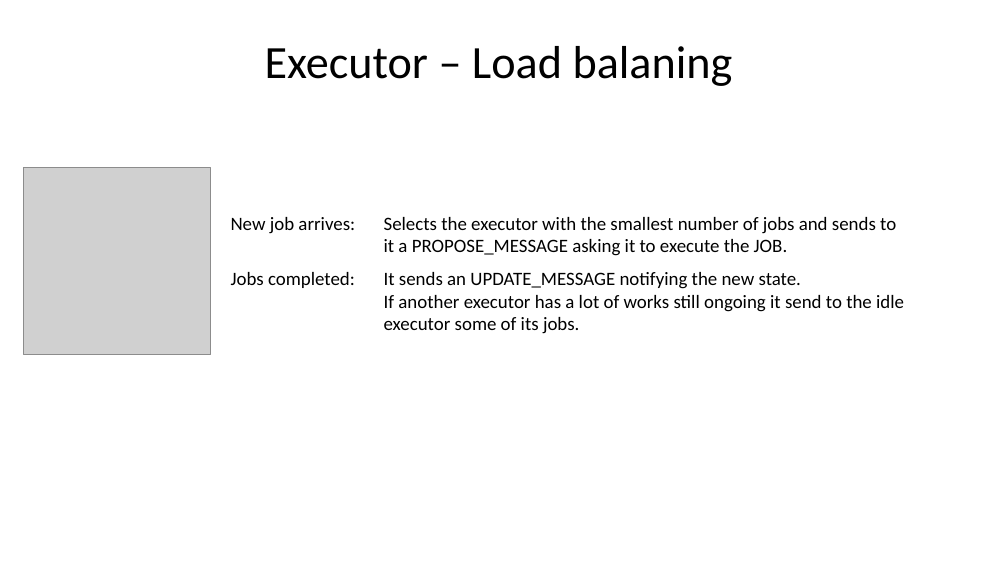
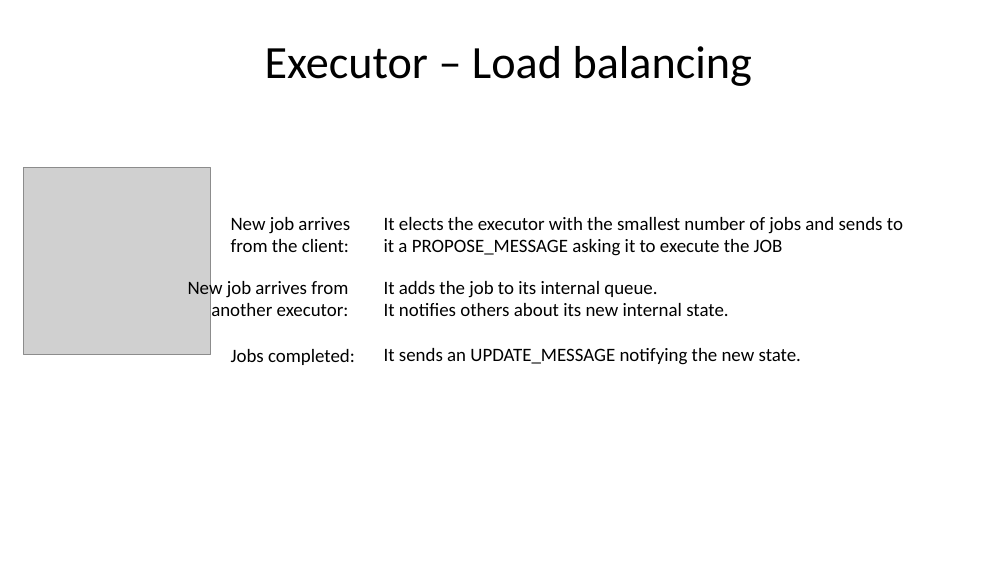
Before and after one commit to Alenichel/MartinaNichelini-DistributedJobScheduling, a slide deck: slide 6 of doc/Presentation.pptx (slide 5 before the commit). Drawn at 1008x567 pixels with LibreOffice and Linux fonts; fonts in the diff are those of the drawing; grey boxes stand for pictures. Boxes give left, top, right and bottom in pixels: in the first picture for what was removed or moved away, otherwise in the second. Text is boxed around its words. In the diff, an @@ line names an element or a change of style, - is before the commit and + after.

```diff
--- a/doc/Presentation.pptx
+++ b/doc/Presentation.pptx
@@ title at bbox=[265, 46, 752, 86]: text changed @@
-Executor – Load balaning
+Executor – Load balancing
@@ text at bbox=[231, 217, 350, 252]: text changed @@
-New job arrives:
+New job arrives from the client:
@@ text at bbox=[384, 217, 903, 256]: text changed @@
-Selects the executor with the smallest number of jobs and sends to it a PROPOSE_MESSAGE asking it to execute the JOB.
+It elects the executor with the smallest number of jobs and sends to it a PROPOSE_MESSAGE asking it to execute the JOB
@@ text added at bbox=[188, 278, 349, 316], 18 pt, text #000000 @@
+New job arrives from another executor:
@@ text at bbox=[384, 295, 904, 334]: paragraph removed @@
-If another executor has a lot of works still ongoing it send to the idle executor some of its jobs.
@@ text added at bbox=[384, 281, 728, 316], 18 pt, text #000000 @@
+It adds the job to its internal queue.
+It notifies others about its new internal state.
@@ text "Jobs completed:": place and size @@
-text "Jobs completed:" at bbox=[231, 272, 355, 288]
+text "Jobs completed:" at bbox=[231, 349, 355, 365]
@@ text "It sends an UPDATE_MESSAGE notifying ...": place and size @@
-text "It sends an UPDATE_MESSAGE notifying ..." at bbox=[384, 272, 904, 334]
+text "It sends an UPDATE_MESSAGE notifying ..." at bbox=[384, 348, 801, 365]
```
Also in this commit, not shown: 4 other slides changed, 1 slide added, 1 slide removed, 1 other file.
